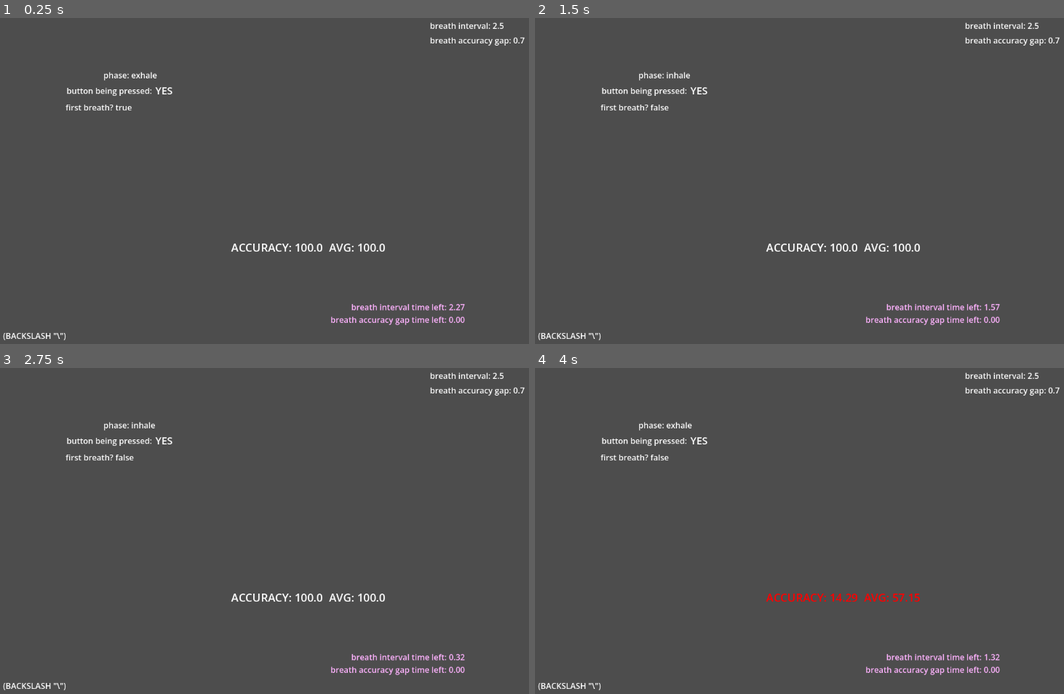
Above: before the commit, frames 1-4 (two rows, left to right).
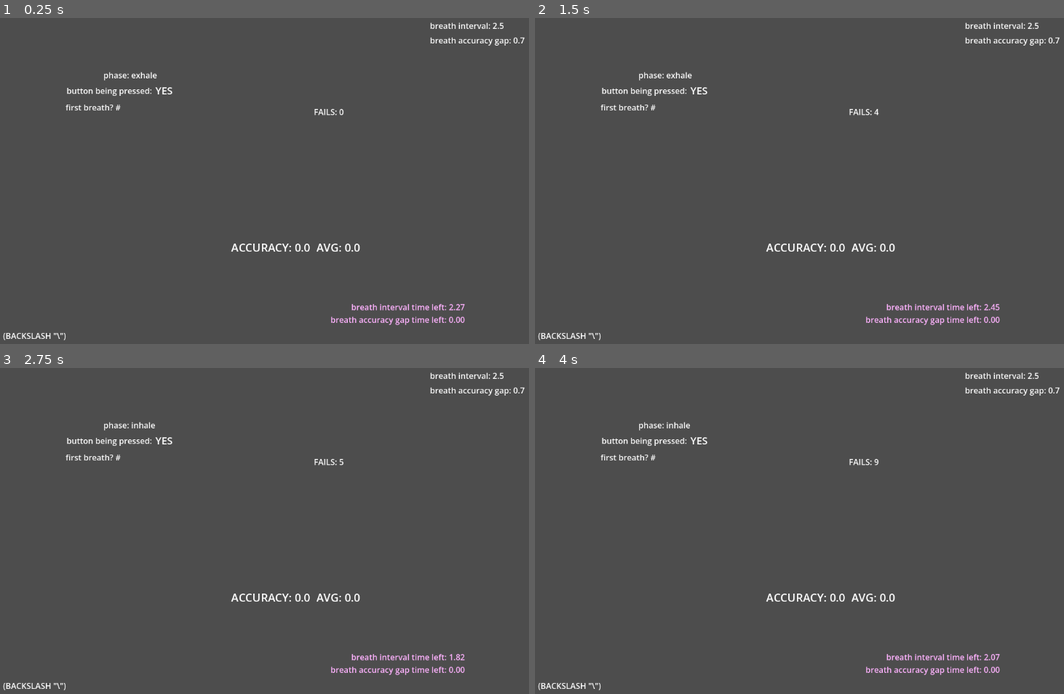
Above: after the commit, the same moments.

Repository: Xintegrate-Studios/cwu-breathing-mechanic
Game: Godot game, scene res://src/main/main.tscn
Two runs of this game, one before a commit and one after it. Both use one fixed random seed, a clock stepped at 60 frames per second and the inputs below.
Inputs:
- Up to frame 1 (0.25 s): no input
- Up to frame 2 (1.5 s): tap Enter at 0.5 s; hold Right 0.53-1.28 s; hold \ (input) 0.53-1.28 s; tap Space at 1.25 s; hold Down from 1.28 s (still down); tap \ (input) at 1.35 s
- Up to frame 3 (2.75 s): tap Enter at 2 s; release Down at 2.03 s; hold Right from 2.03 s (still down); hold \ (input) from 2.03 s (still down); tap Alt at 2.1 s
- Up to frame 4 (4 s): tap Space at 2.75 s; release Right at 2.78 s; release \ (input) at 2.78 s; hold Up 2.78-3.53 s; tap Shift at 2.85 s; tap \ (input) at 3.05 s; tap Enter at 3.5 s; hold Left from 3.53 s (still down); hold \ (input) from 3.53 s (still down)

The runs differ from the first frame. In frame 1, 0.3% of the frame differs, in the area x 21-73%, y 26-72%; in frame 2, 0.4%; in frame 3, 0.4%; in frame 4, 0.6%, in the area x 21-88%, y 16-90%.

Commit message:
IT FUCKING WORKS ALMOST

Diff:
--- a/src/main/main.gd
+++ b/src/main/main.gd
@@ -3,103 +3,83 @@
 # ======================
 # CONFIG
 # ======================
-var late_zero_scale : float = 2.0           # forgiveness multiplier
-var skip_accuracy_threshold : float = 0.7   # seconds to detect near-next
+@export var late_zero_scale := 2.0       # forgiveness multiplier
+@export var fail_release_threshold := 1.0 # seconds before window end that counts as fail
 
 # ======================
 # STATE
 # ======================
-var accuracy : float = 100.0
-var first_breath : bool = true
-var breathing_phase : String = "exhale"  # "inhale" or "exhale"
-var total_score : float = 0.0
-var hits_count : int = 0
-var cumulative_accuracy : float = 100.0
+var breathing_phase := "exhale"          # always start on exhale
 
-var input_pressed : bool = false
+var accuracy_window_active := false
+var window_start_ms := 0
+var window_duration := 0.0
 
-# accuracy window
-var accuracy_window_active : bool = false
-var accuracy_window_start_ms : int = 0
-var accuracy_window_duration : float = 0.0
-var skip_next_accuracy : bool = false
+var accuracy := 0.0
+var total_score := 0.0
+var hits_count := 0
+var cumulative_accuracy := 0.0
+var fails := 0
+
+var skip_next_accuracy := false
+var skip_accuracy_threshold := 0.7  # near-next behavior
 
 # ======================
 # READY
 # ======================
 func _ready() -> void:
-	$Timers/breath_interval.start()  # start breathing automatically
+	# start breathing interval
+	$Timers/breath_interval.start()
 
 # ======================
-# PROCESS (HUD)
+# PROCESS HUD
 # ======================
 func _process(_delta: float) -> void:
-	input_pressed = Input.is_action_pressed("input")
-
 	$infolbls/breath_interval.text = "breath interval: " + str($Timers/breath_interval.wait_time)
+	$infolbls/breath_interval_left.text = "breath interval time left: %.2f" % $Timers/breath_interval.time_left
 	$infolbls/breath_accuracy_gap.text = "breath accuracy gap: " + str($Timers/breath_accuracy_cap.wait_time)
 	$infolbls/breath_accuracy_gap_left.text = "breath accuracy gap time left: %.2f" % $Timers/breath_accuracy_cap.time_left
-	$infolbls/breath_interval_left.text = "breath interval time left: %.2f" % $Timers/breath_interval.time_left
-	$infolbls/first_breath.text = "first breath? " + str(first_breath)
 	$infolbls/breathing_phase.text = "phase: " + breathing_phase
 	$infolbls/accuracy.text = "ACCURACY: " + str(accuracy) + "  AVG: " + str(cumulative_accuracy)
-
-	# Optional: change HUD color based on accuracy
-	if accuracy <= 60.0 and accuracy > 30:
-		$infolbls/accuracy.modulate = Color(1.0, 1.0, 0.49, 1.0)
-	elif accuracy <= 30.0:
-		$infolbls/accuracy.modulate = Color(1.0, 0.0, 0.0, 1.0)
-	else:
-		$infolbls/accuracy.modulate = Color(1.0, 1.0, 1.0, 1.0)
+	$infolbls/fails.text = "FAILS: " + str(fails)
 
 # ======================
-# INPUT HANDLER
+# INPUT
 # ======================
 func _input(_event: InputEvent) -> void:
-	if _event.is_action_pressed("input"):
-		input_pressed = true
-	elif _event.is_action_released("input"):
-		input_pressed = false
-
-	# Determine action type
-	var is_inhale_action = (breathing_phase == "inhale" and not input_pressed)   # release = inhale
-	var is_exhale_action = (breathing_phase == "exhale" and input_pressed)       # press = exhale
-
-	if is_inhale_action or is_exhale_action:
-		_try_score_nearnext()
+	# EXHALE: press to hold
+	if Input.is_action_just_pressed("input") and breathing_phase == "exhale":
+		_try_score()
+	# INHALE: release to complete
+	elif Input.is_action_just_released("input") and breathing_phase == "inhale":
+		_try_score()
 
 # ======================
-# SCORING / LOGIC
+# CORE LOGIC
 # ======================
-func _try_score_nearnext() -> void:
-	var interval_t = $Timers/breath_interval
-	var now_ms = Time.get_ticks_msec()
+func _try_score() -> void:
+	var acc := _calculate_accuracy()
+	if acc <= 0.0:
+		_fail_phase()
+		return
+	_accept_action(acc)
+	_finish_phase()
 
-	# Near-next detection: acting near end of interval
-	if interval_t.time_left > 0.0 and interval_t.time_left <= skip_accuracy_threshold:
-		var future_start_ms = now_ms + int(interval_t.time_left * 1000)
-		var acc = _compute_accuracy_for_window(future_start_ms, $Timers/breath_accuracy_cap.wait_time)
-		skip_next_accuracy = true
-		_accept_action(acc)
-		accuracy_window_active = false
-		$Timers/breath_accuracy_cap.stop()
-		# Flip phase and restart interval
-		breathing_phase = "exhale" if breathing_phase == "inhale" else "inhale"
-		$Timers/breath_interval.start()
-		return
+func _finish_phase() -> void:
+	accuracy_window_active = false
+	$Timers/breath_accuracy_cap.stop()
 
-	# Normal scoring
-	var acc = _calculate_accuracy()
-	if acc > 0.0 or first_breath:
-		_accept_action(acc)
-		accuracy_window_active = false
-		$Timers/breath_accuracy_cap.stop()
-		# Flip phase for next window
-		breathing_phase = "exhale" if breathing_phase == "inhale" else "inhale"
-		first_breath = false
-		$Timers/breath_interval.start()
-	else:
-		print("missed input")
+	# flip phase
+	breathing_phase = "exhale" if breathing_phase == "inhale" else "inhale"
+	$Timers/breath_interval.start()
+
+func _fail_phase() -> void:
+	print("FAIL - " + breathing_phase)
+	fails += 1
+	accuracy_window_active = false
+	$Timers/breath_accuracy_cap.stop()
+	breathing_phase = "exhale" if breathing_phase == "inhale" else "inhale"
+	$Timers/breath_interval.start()
 
 # ======================
 # TIMERS
@@ -111,67 +91,46 @@
 		breathing_phase = "exhale" if breathing_phase == "inhale" else "inhale"
 		$Timers/breath_interval.start()
 		return
+	_start_accuracy_window()
 
-	# Start accuracy window for current phase
+func _on_breath_accuracy_cap_timeout() -> void:
+	# Trigger fail as soon as window ends
+	if accuracy_window_active:
+		accuracy_window_active = false  # stop window
+		_fail_phase()
+
+
+
+func _start_accuracy_window() -> void:
 	accuracy_window_active = true
-	accuracy_window_start_ms = Time.get_ticks_msec()
-	accuracy_window_duration = $Timers/breath_accuracy_cap.wait_time
+	window_start_ms = Time.get_ticks_msec()
+	window_duration = $Timers/breath_accuracy_cap.wait_time
 	$Timers/breath_accuracy_cap.start()
 
-func _on_breath_accuracy_cap_timeout() -> void:
-	accuracy_window_active = false
-	print("accuracy window expired")
-
 # ======================
-# ACCURACY CALC
+# SCORING
 # ======================
 func _calculate_accuracy() -> float:
-	if first_breath:
-		return 100.0
-	if accuracy_window_duration <= 0.0:
+
+	if window_duration <= 0.0:
 		return 0.0
 
-	var now_ms = Time.get_ticks_msec()
-	var center_ms = accuracy_window_start_ms + int(accuracy_window_duration * 500.0)
-	var ideal_ms = int(accuracy_window_duration * 500.0)
-	var dist_ms = abs(now_ms - center_ms)
-	if dist_ms > int(float(ideal_ms) * late_zero_scale):
+	var now_ms : int = Time.get_ticks_msec()
+	var duration_ms : int = int(window_duration * 1000)
+	var center_ms : int = window_start_ms + duration_ms / 2
+	var ideal_ms : int = duration_ms / 2
+	var dist : float = float(abs(now_ms - center_ms))
+
+	# If player pressed too early (before the switch window), count as fail
+	if dist > float(ideal_ms) * late_zero_scale:
 		return 0.0
-	var normalized = clamp(1.0 - (float(dist_ms) / (float(ideal_ms) * late_zero_scale)), 0.0, 1.0)
-	return round(normalized * 100.0 * 100.0) / 100.0
 
-func _compute_accuracy_for_window(start_ms: int, duration: float) -> float:
-	if first_breath:
-		return 100.0
-	if duration <= 0.0:
-		return 0.0
-	var now_ms = Time.get_ticks_msec()
-	var center_ms = start_ms + int(duration * 500.0)
-	var ideal_ms = int(duration * 500.0)
-	var dist_ms = abs(now_ms - center_ms)
-	if dist_ms > int(float(ideal_ms) * late_zero_scale):
-		return 0.0
-	var normalized = clamp(1.0 - (float(dist_ms) / (float(ideal_ms) * late_zero_scale)), 0.0, 1.0)
-	return round(normalized * 100.0 * 100.0) / 100.0
+	var norm : float = 1.0 - (dist / (float(ideal_ms) * late_zero_scale))
+	return clamp(round(norm * 100.0 * 100.0) / 100.0, 0.0, 100.0)
 
-# ======================
-# ACCEPT ACTION
-# ======================
 func _accept_action(acc: float) -> void:
 	accuracy = acc
 	total_score += acc
 	hits_count += 1
 	cumulative_accuracy = round((total_score / hits_count) * 100.0) / 100.0
 	print("✔", breathing_phase, "accuracy:", accuracy, "AVG:", cumulative_accuracy)
-
-# ======================
-# MANUAL INPUT VISUAL
-# ======================
-func set_input_pressed(value: bool) -> void:
-	input_pressed = value
-	if value:
-		$bool_buttonbeingpressed.modulate = Color(0,1,0,1)
-		$bool_buttonbeingpressed.text = "YES"
-	else:
-		$bool_buttonbeingpressed.modulate = Color(1,0,0,1)
-		$bool_buttonbeingpressed.text = "NO"
--- a/src/main/main.tscn
+++ b/src/main/main.tscn
@@ -115,6 +115,14 @@
 offset_bottom = 126.0
 text = "phase: #"
 
+[node name="fails" type="Label" parent="infolbls" unique_id=1969554199]
+layout_mode = 0
+offset_left = 622.0
+offset_top = 176.0
+offset_right = 688.0
+offset_bottom = 199.0
+text = "fails"
+
 [node name="bool_buttonbeingpressed" type="Label" parent="." unique_id=2105361256]
 layout_mode = 0
 offset_left = 308.0
@@ -135,3 +143,4 @@
 one_shot = true
 
 [connection signal="timeout" from="Timers/breath_interval" to="." method="_on_breath_interval_timeout"]
+[connection signal="timeout" from="Timers/breath_accuracy_cap" to="." method="_on_breath_accuracy_cap_timeout"]
